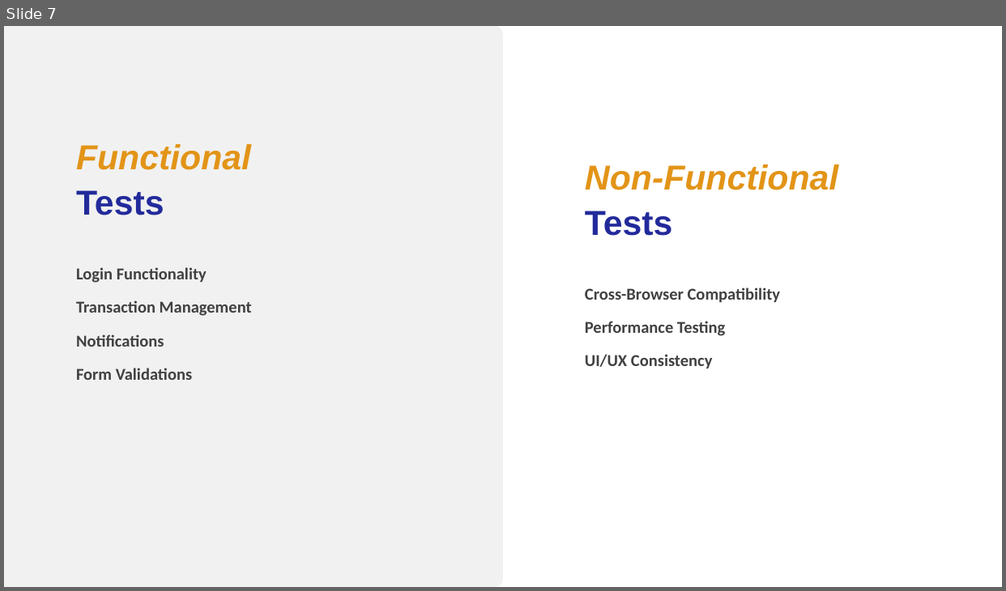
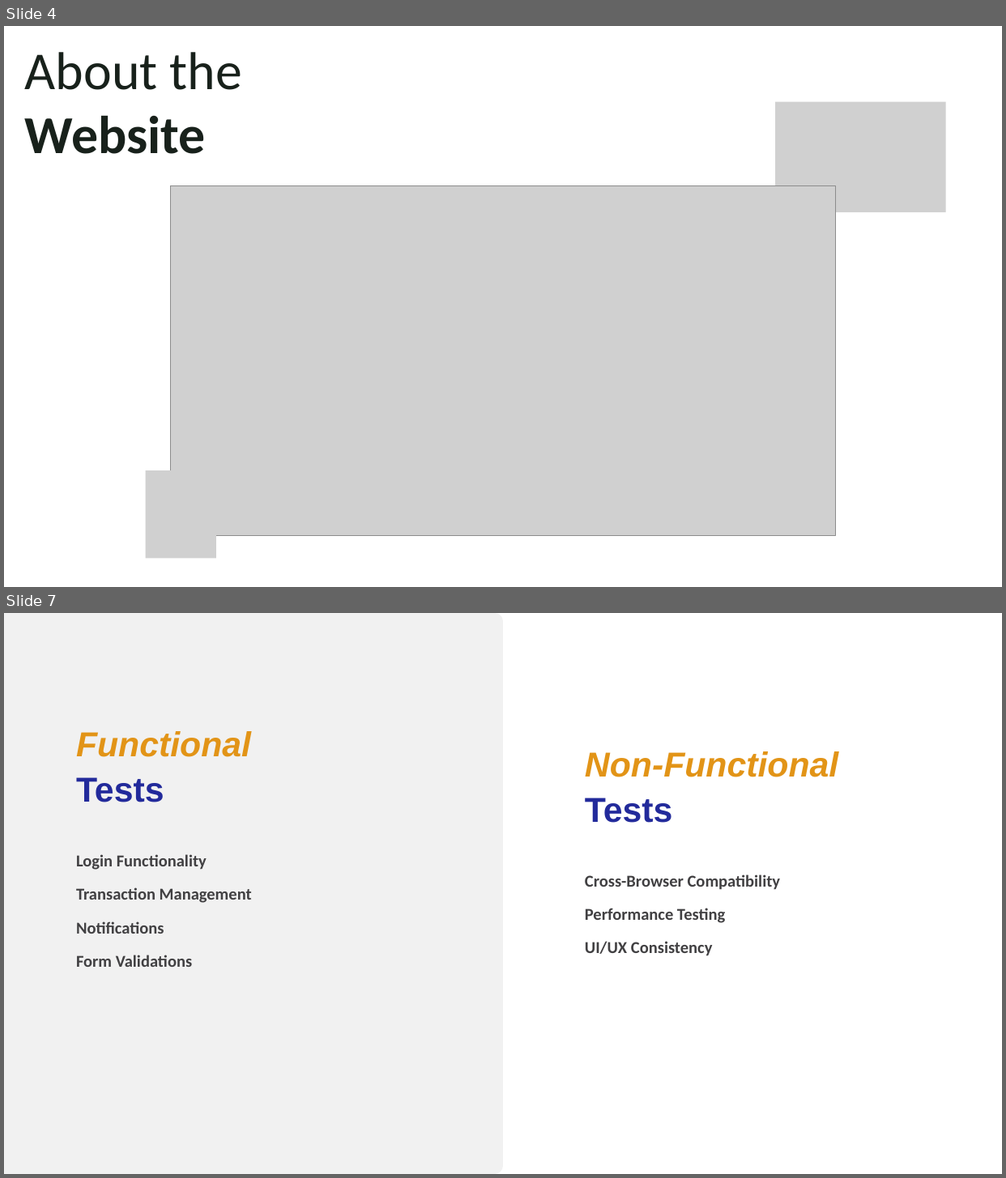
Before and after one commit to Abeer-Tlalka/QA_Automation_middle_project, a slide deck: QA Automation AbeerTlalka.pptx. Shown one above the other, each under a label of ours: slide 7 before the commit, slides 4 and 7 after it; the slides between them are not shown. The pictures are 1006x591 and 1006x1178 pixels, drawn with LibreOffice and Linux fonts; fonts in the diff are those of the drawing; grey boxes stand for pictures. Boxes give left, top, right and bottom in pixels: in the first picture for what was removed or moved away, otherwise in the second. Text is boxed around its words. In the diff, an @@ line names an element or a change of style, - is before the commit and + after.

```diff
--- a/QA Automation AbeerTlalka.pptx
+++ b/QA Automation AbeerTlalka.pptx
@@ slide 4 added at box(4, 26, 1002, 587), background #FFFFFF @@
@@ text added at box(25, 52, 241, 154), 77 pt, text #18211B @@
+About the Website
@@ picture added at box(775, 102, 946, 212) @@
@@ picture added at box(170, 186, 835, 535) @@
@@ picture added at box(145, 471, 216, 558) @@
```
Also in this commit, not shown: 7 slides changed, 1 other slide added.
